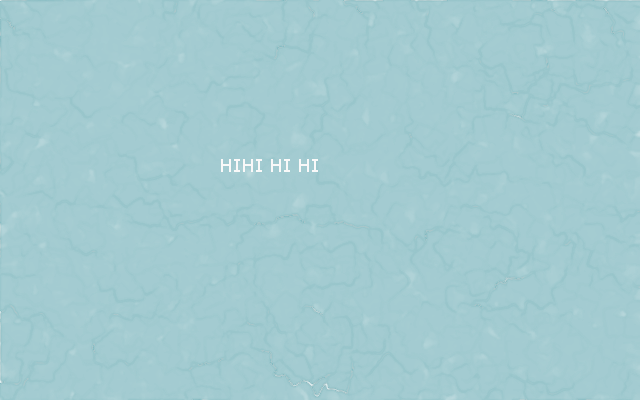
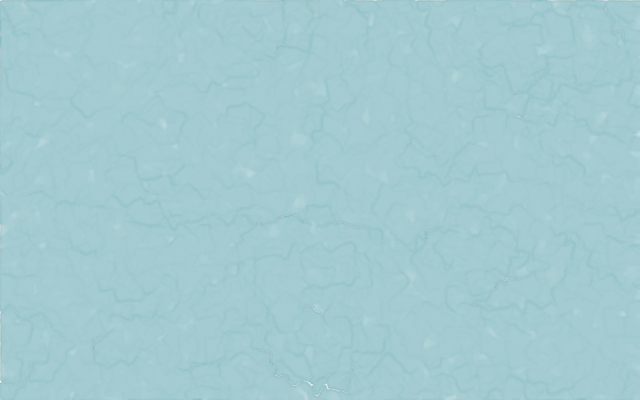
Before/after of a 640×400 layered artwork. What changed in the layer stack:
painted on "HIHI HI HI" over [221, 159, 318, 172]
